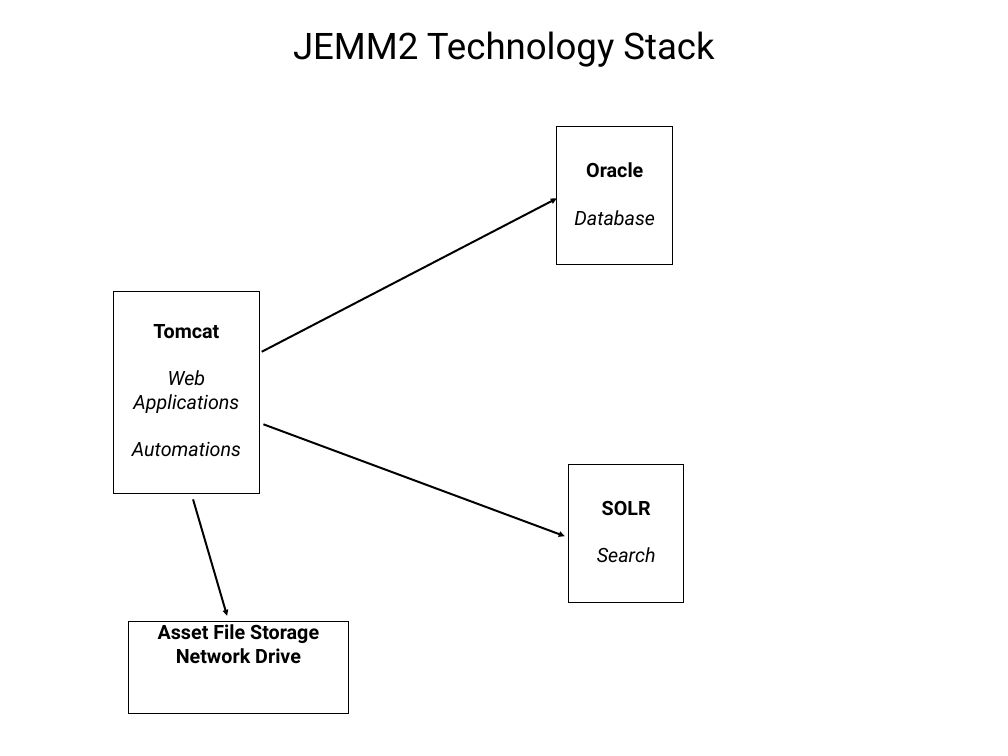
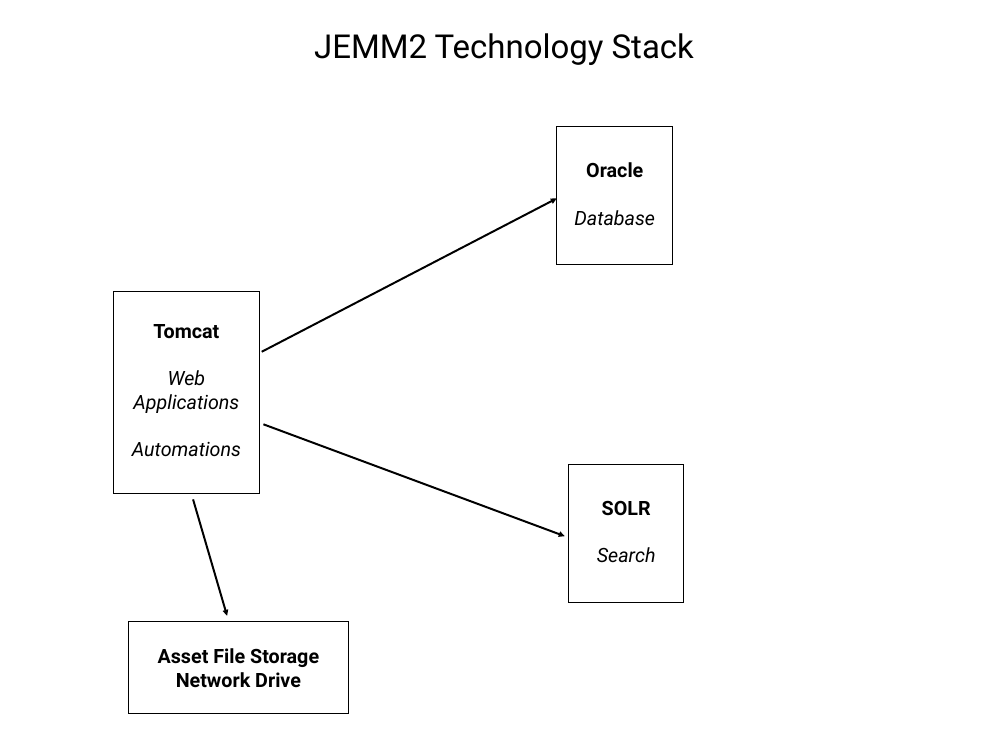
Before and after one commit to wshromoff/SOL, a slide deck: slide 11 of Files/Metadata_Groupings/Tables.pptx. Drawn at 1008x756 pixels with LibreOffice and Linux fonts; fonts in the diff are those of the drawing. Boxes give left, top, right and bottom in pixels: in the first picture for what was removed or moved away, otherwise in the second. Text is boxed around its words. In the diff, an @@ line names an element or a change of style, - is before the commit and + after.

```diff
--- a/Files/Metadata_Groupings/Tables.pptx
+++ b/Files/Metadata_Groupings/Tables.pptx
@@ title "JEMM2 Technology Stack" at bbox=[314, 33, 694, 65]: size 37.2 to 33.5 pt @@
@@ text "Asset File Storage Network Drive": place and size @@
-text "Asset File Storage Network Drive" at bbox=[158, 621, 319, 664]
+text "Asset File Storage Network Drive" at bbox=[158, 648, 319, 688]
```
Also in this commit, not shown: 9 other slides changed, 1 slide added, 2 other files.
